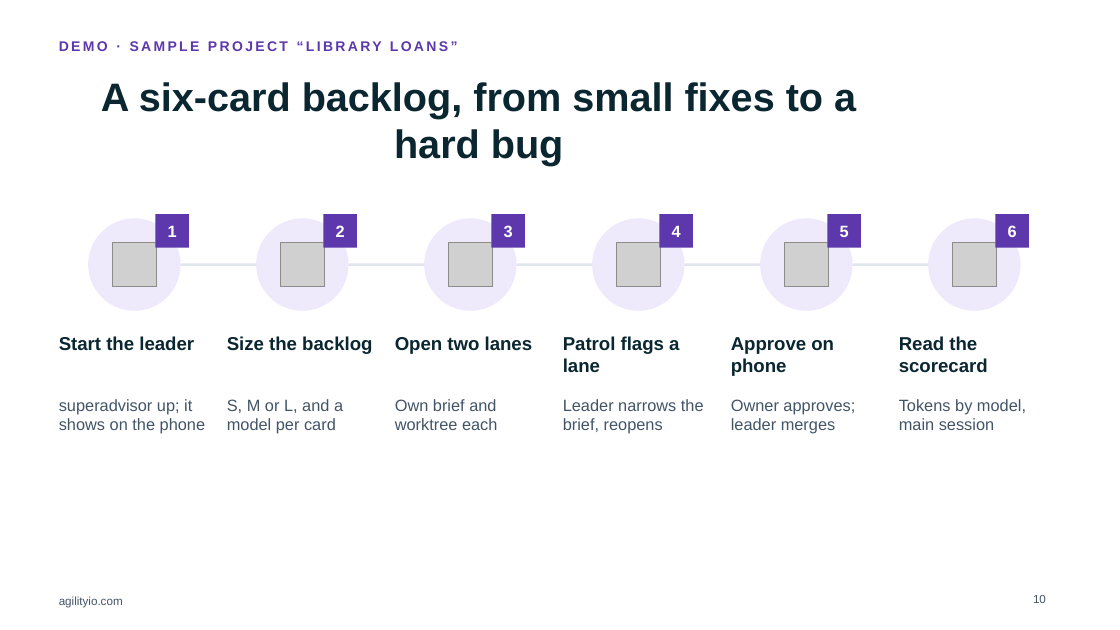
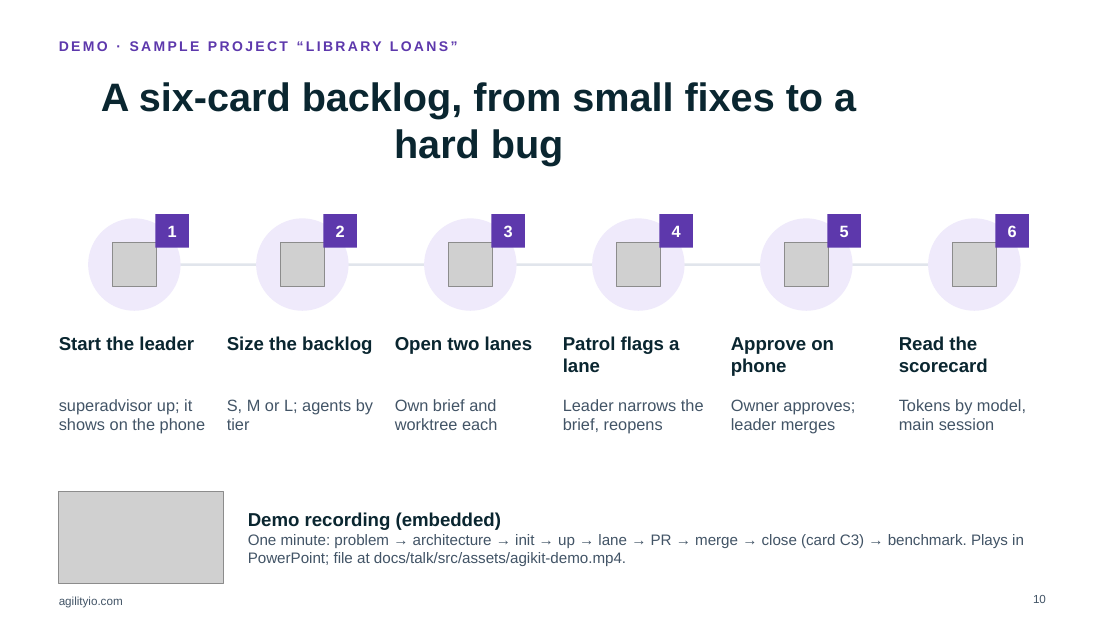
Before and after one commit to trungungtoan-agilityio/AgiAgentKit, a slide deck: slide 10 of docs/talk/Session-Superadvisor-AgilityIO.pptx. Drawn at 1120x630 pixels with LibreOffice and Linux fonts; fonts in the diff are those of the drawing; grey boxes stand for pictures; background and template pictures are left out. Boxes give left, top, right and bottom in pixels: in the first picture for what was removed or moved away, otherwise in the second. Text is boxed around its words. In the diff, an @@ line names an element or a change of style, - is before the commit and + after.

```diff
--- a/docs/talk/Session-Superadvisor-AgilityIO.pptx
+++ b/docs/talk/Session-Superadvisor-AgilityIO.pptx
@@ text at [227, 399, 373, 430]: text changed @@
-S, M or L, and a model per card
+S, M or L; agents by tier
@@ picture added at [59, 492, 223, 584] @@
@@ text added at [248, 512, 1024, 566], 13 pt, text #425466 @@
+Demo recording (embedded)
+One minute: problem → architecture → init → up → lane → PR → merge → close (card C3) → benchmark. Plays in PowerPoint; file at docs/talk/src/assets/agikit-demo.mp4.
```
Also in this commit, not shown: 4 other slides changed, 16 other files.
